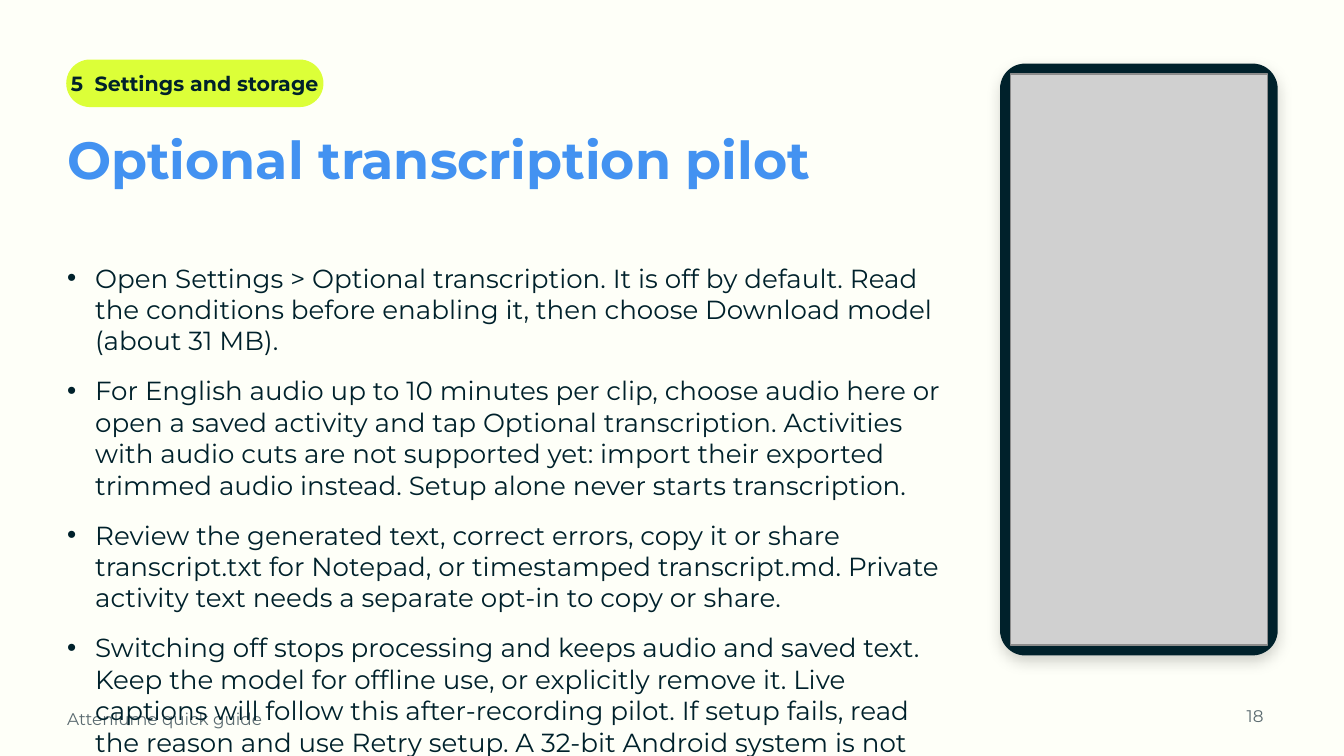
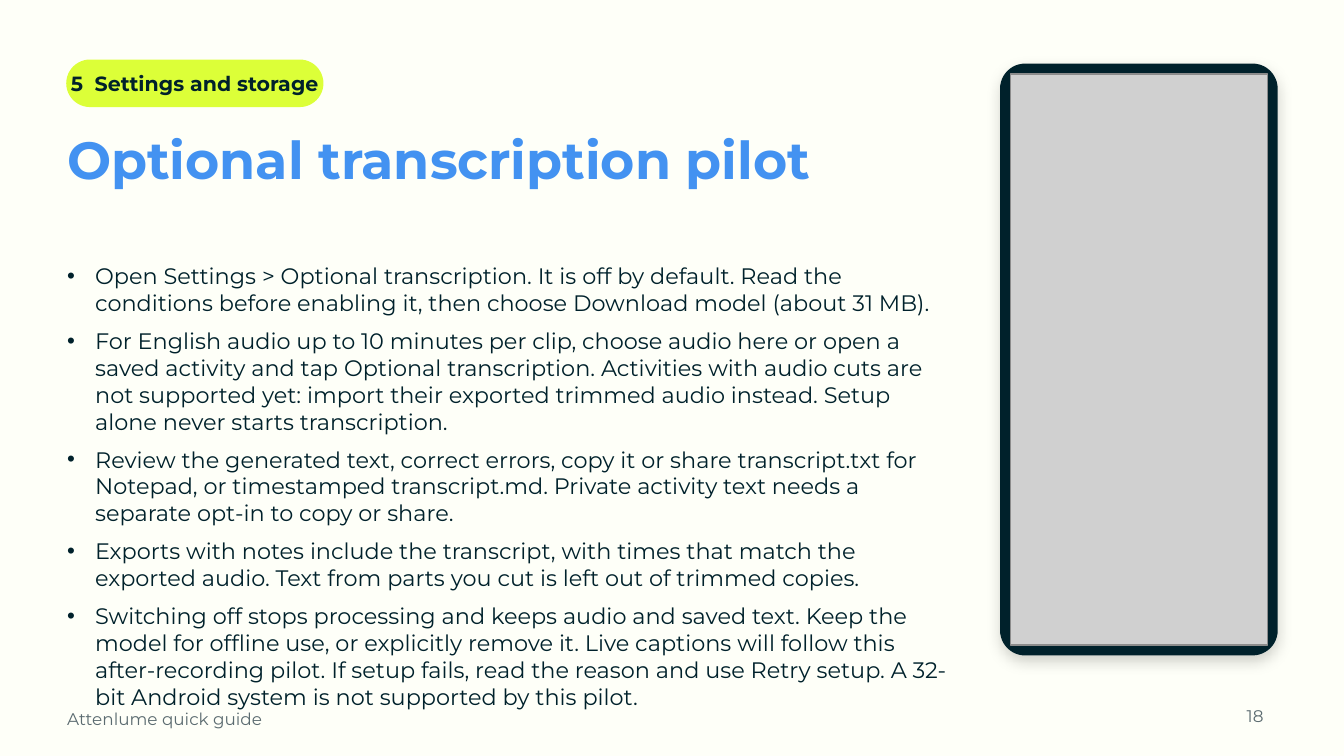
Before and after one commit to SamsonOluwaseun/attenlume, a slide deck: slide 18 of docs/user-guide/Attenlume-Quick-Guide.pptx. Drawn at 1344x756 pixels with LibreOffice and Linux fonts; fonts in the diff are those of the drawing; grey boxes stand for pictures; background and template pictures are left out. Boxes give left, top, right and bottom in pixels: in the first picture for what was removed or moved away, otherwise in the second. Text is boxed around its words. In the diff, an @@ line names an element or a change of style, - is before the commit and + after.

```diff
--- a/docs/user-guide/Attenlume-Quick-Guide.pptx
+++ b/docs/user-guide/Attenlume-Quick-Guide.pptx
@@ text at [95, 267, 947, 710]: size 14 to 12 pt in "Open Settings > Optional transcription. It is ...", "For English audio up to 10 minutes ...", "Review the generated text, correct errors, copy ...", "Switching off stops processing and keeps audio ..."; less space between paragraphs @@
@@ text at [95, 542, 859, 591]: paragraph added @@
+• Exports with notes include the transcript, with times that match the exported audio. Text from parts you cut is left out of trimmed copies.
```
Also in this commit, not shown: 3 other slides changed, 4 other files.
